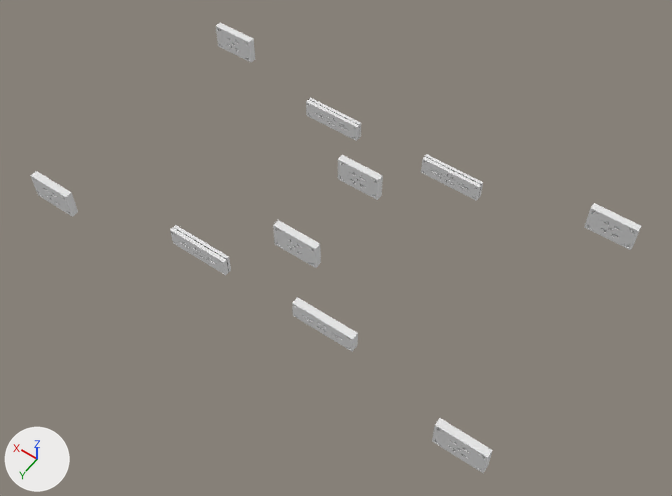
What one commit did to the OBJ model CosmicCapture/models/red_gates.obj.
Both versions are drawn from a 50 mm camera at (-833.0, 1140.0, 1692.0) aimed at (-53.0, 48.0, -24.0). The lights are fixed; the arrows at lower left show +X, +Y and +Z. Where no turn or scale is listed for an object, it has been applied to the vertices.
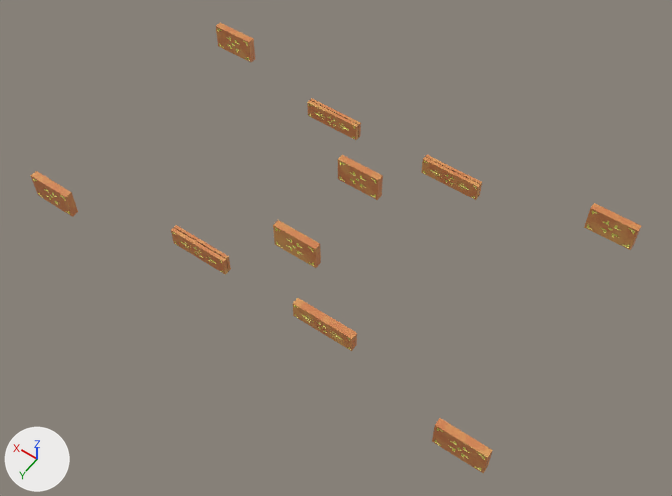
The newer file is also rescaled (x0.5), turned or shifted as a whole; pictures and numbers use the older file's frame.

Pixel boxes [x1, y1, x2, y2] of what changed, in the pictures (672 x 496 px; the box of a moved part takes in the faces that stretch with it):
part 1 of me_plane_003, rebuilt: before [170, 225, 231, 275]; after [171, 225, 231, 275]
part 2 of me_plane_003, moved or reshaped: before [306, 98, 483, 201]; after [307, 99, 482, 200]
part 3 of me_plane_003, moved or reshaped: before [292, 297, 358, 352]; after [293, 298, 357, 351]
part 4 of me_plane_003, recoloured (grey to orange): [30, 23, 641, 473] in both

The edits, one by one:
Picture 'red_gates.jpg' (img_red_gates_jpg) is new.
Material 'None.003' (mat_none_003) is new.
Its texture is img_red_gates_jpg.
Its roughness is 0.526.
me_plane_003 is used by ob_plane_003; location (0.0, 0.0, 0.0).
me_plane_003 had 13194 vertices, 13416 faces and spanned x -618.0..618.0, y -346.0..347.0, z -5.0..67.0.
me_plane_003 now has 13194 vertices, 13416 faces and spans x -618.0..618.0, y -346.0..347.0, z -4.0..67.0.
me_plane_003 part 1: the loose piece of 1695 vertices spanning x 95.0..253.0, y 249.0..269.0, z -5.0..44.0 is rebuilt with 1695 vertices and now spans x 96.0..251.0, y 250.0..268.0, z -3.0..45.0, in mat_none_003 (picture img_red_gates_jpg).
me_plane_003 part 2: 110 vertices moved within x -182.0..250.0, y -269.0..-253.0, z 2.0..45.0; 2991 vertices removed from x -254.0..254.0, y -272.0..-250.0, z -5.0..45.0; 2991 vertices added at x -252.0..250.0, y -271.0..-251.0, z -3.0..45.0.
me_plane_003 part 3: 18 vertices moved within x -189.0, y 250.0..265.0, z -3.0..45.0; 1546 vertices removed from x -254.0..-95.0, y 250.0..269.0, z -3.0..45.0; 1546 vertices added at x -251.0..-96.0, y 250.0..268.0, z -3.0..45.0.
me_plane_003 part 4: 6789 faces spanning x -618.0..618.0, y -346.0..347.0, z -4.0..67.0 switch from mat_none_001 (white #e7e7e7) to mat_none_003 (picture img_red_gates_jpg).
